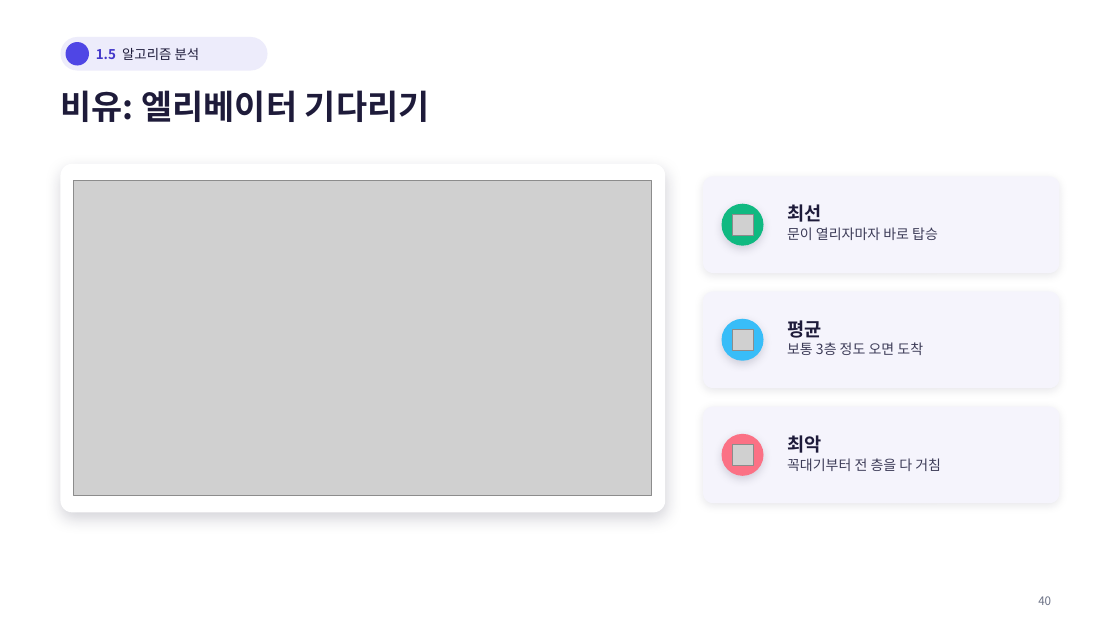
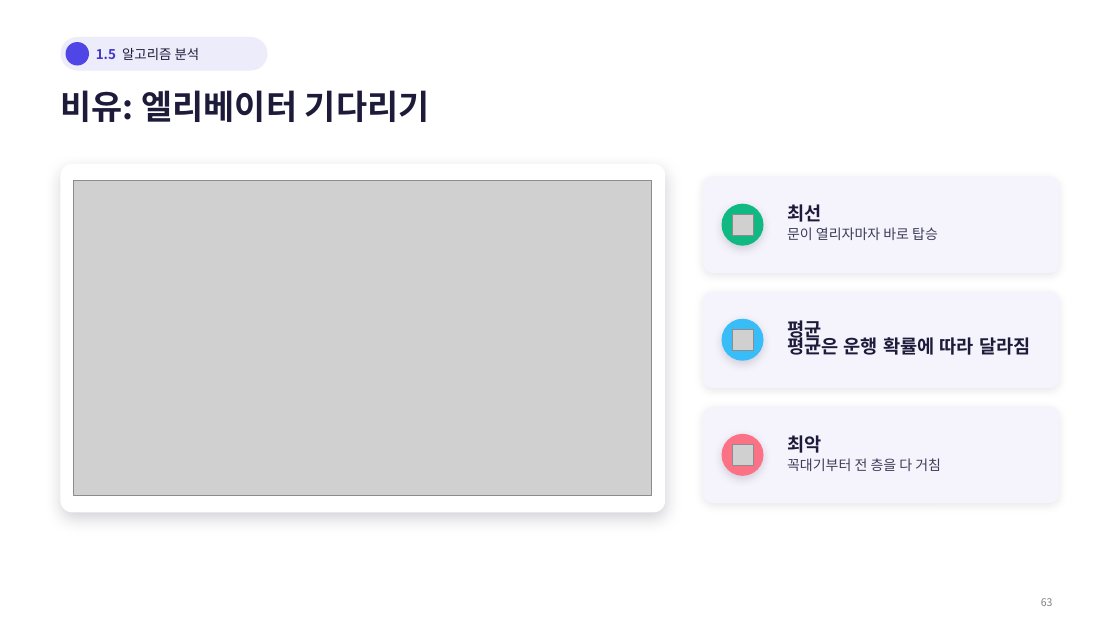
Before and after one commit to Sangdon-Park/Sangdon-Park.github.io, a slide deck: slide 63 of data/알고리즘/1장_알고리즘과_복잡도분석.pptx (slide 41 before the commit). Drawn at 1120x630 pixels with LibreOffice and Linux fonts; fonts in the diff are those of the drawing; grey boxes stand for pictures; background and template pictures are left out. Boxes give left, top, right and bottom in pixels: in the first picture for what was removed or moved away, otherwise in the second. Text is boxed around its words. In the diff, an @@ line names an element or a change of style, - is before the commit and + after.

```diff
--- a/data/알고리즘/1장_알고리즘과_복잡도분석.pptx
+++ b/data/알고리즘/1장_알고리즘과_복잡도분석.pptx
@@ text at (787,334,1030,355): text changed; size 12 to 16 pt; text colour #3C3B57 to #1E1B3A; bold on @@
-보통 3층 정도 오면 도착
+평균은 운행 확률에 따라 달라짐
@@ text removed at (1038,596,1051,605) @@
-40
@@ text added at (1041,598,1053,606), 9 pt, text #808080 @@
+63
```
Also in this commit, not shown: 47 other slides changed, 44 slides added, 12 slides removed.
